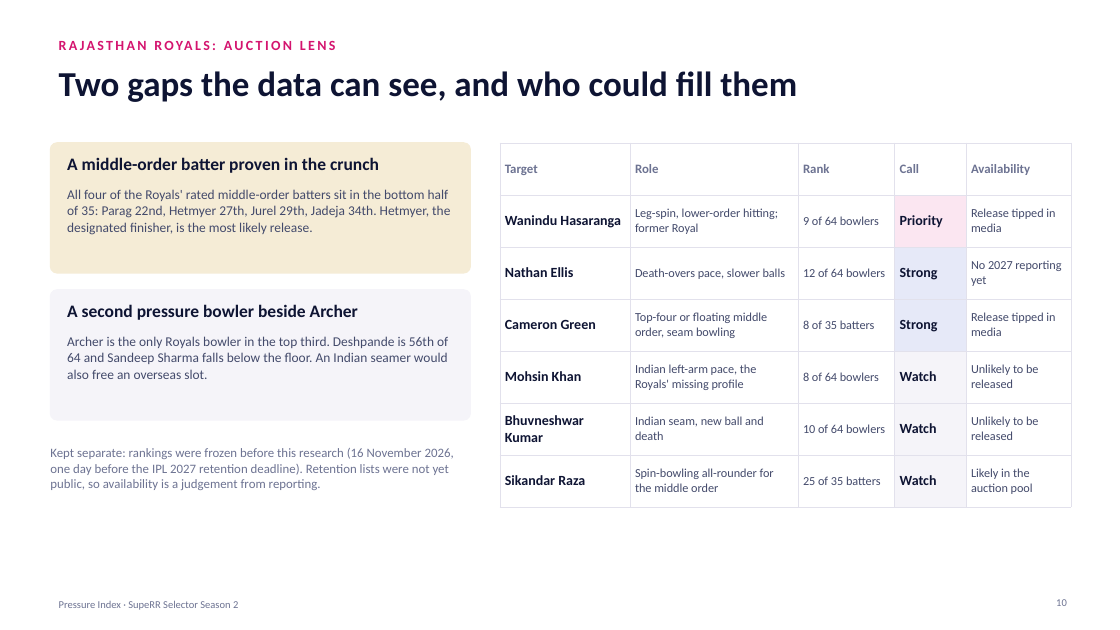
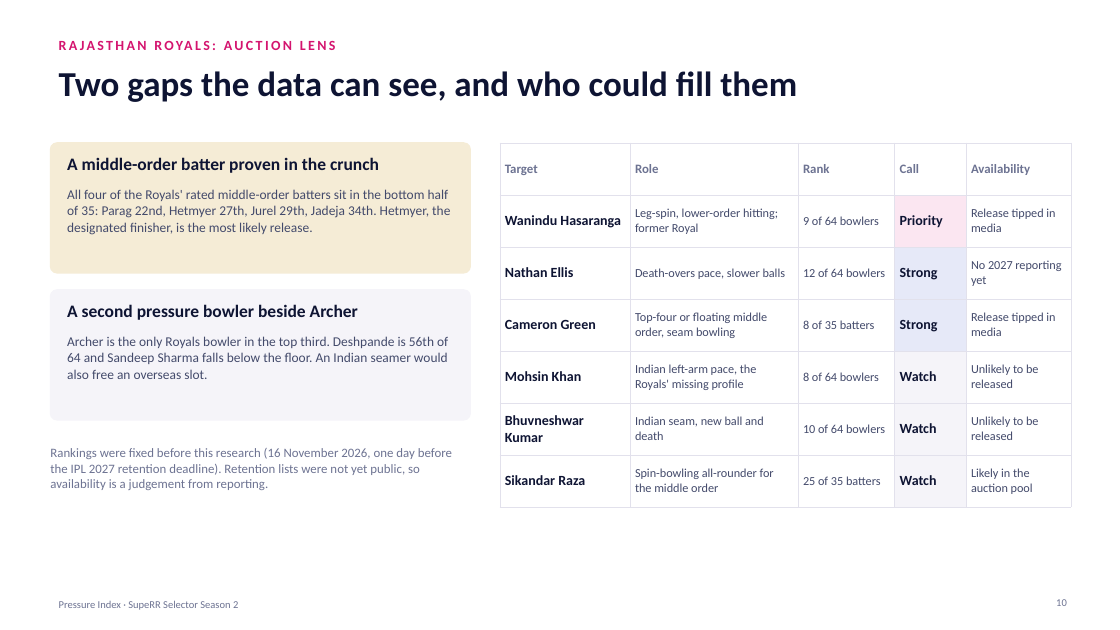
Before and after one commit to ArnavLabh/SupeRR-Selector-Hackathon-Season-2, a slide deck: slide 10 of reports/Pressure_Index_Executive_Deck.pptx. Drawn at 1120x630 pixels with LibreOffice and Linux fonts; fonts in the diff are those of the drawing. Boxes give left, top, right and bottom in pixels: in the first picture for what was removed or moved away, otherwise in the second. Text is boxed around its words. In the diff, an @@ line names an element or a change of style, - is before the commit and + after.

```diff
--- a/reports/Pressure_Index_Executive_Deck.pptx
+++ b/reports/Pressure_Index_Executive_Deck.pptx
@@ text at (50,448,452,490): text changed @@
-Kept separate: rankings were frozen before this research (16 November 2026, one day before the IPL 2027 retention deadline). Retention lists were not yet public, so availability is a judgement from reporting.
+Rankings were fixed before this research (16 November 2026, one day before the IPL 2027 retention deadline). Retention lists were not yet public, so availability is a judgement from reporting.
```
Also in this commit, not shown: 2 other slides changed, 47 other files.
